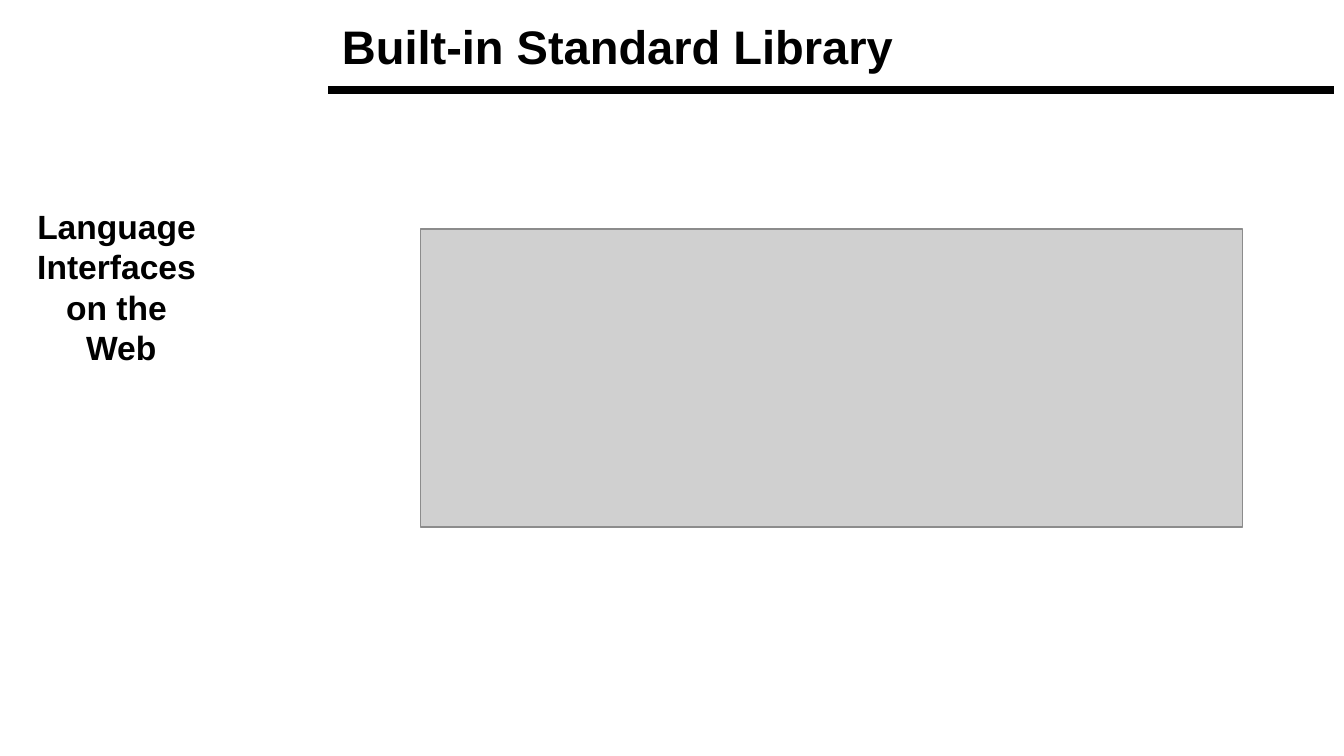
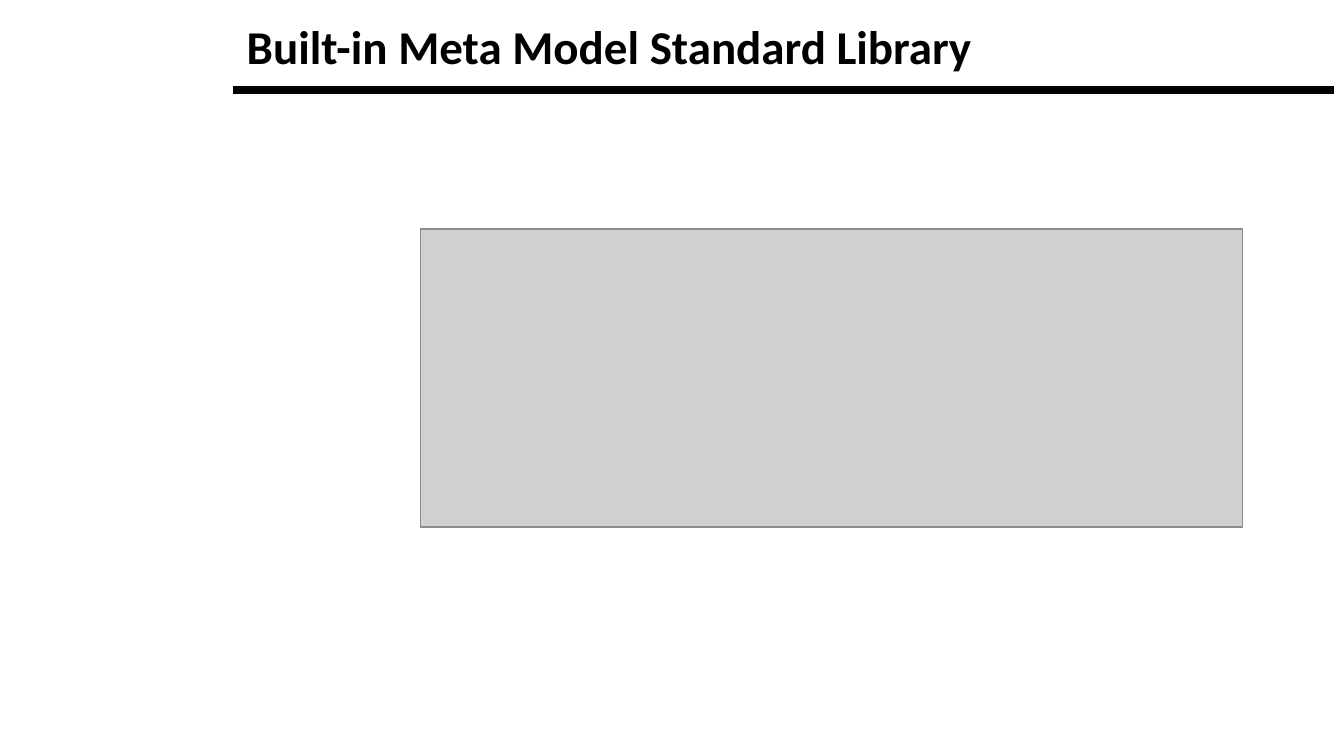
Before and after one commit to LionWeb-io/specification, a slide deck: slide 12 of resources/LangDev Talk.pptx (slide 17 before the commit). Drawn at 1344x756 pixels with LibreOffice and Linux fonts; fonts in the diff are those of the drawing; grey boxes stand for pictures; background and template pictures are left out. Boxes give left, top, right and bottom in pixels: in the first picture for what was removed or moved away, otherwise in the second. Text is boxed around its words. In the diff, an @@ line names an element or a change of style, - is before the commit and + after.

```diff
--- a/resources/LangDev Talk.pptx
+++ b/resources/LangDev Talk.pptx
@@ title at <box>247,31,972,72</box>: text changed; font Arial to Calibri @@
-Built-in Standard Library
+Built-in Meta Model Standard Library
@@ line moved from (328, 90) - (1335, 90) to (234, 90) - (1335, 90) @@
@@ text removed at <box>37,216,196,361</box> @@
-Language
-Interfaces
-on the
-Web
```
Also in this commit, not shown: 13 other slides changed, 7 slides added, 6 slides removed.
